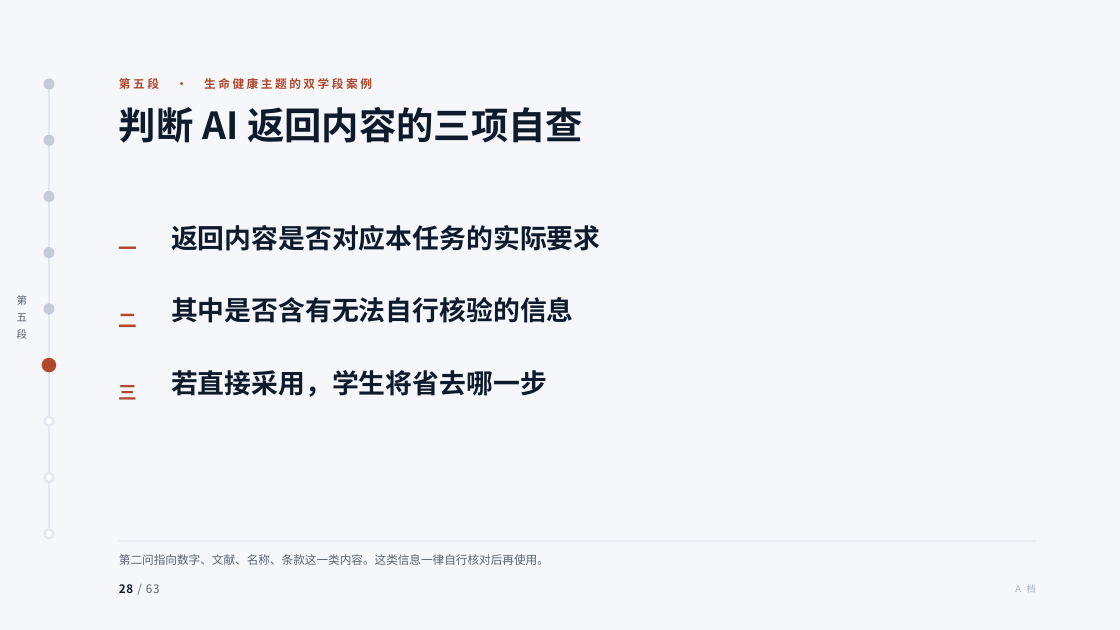
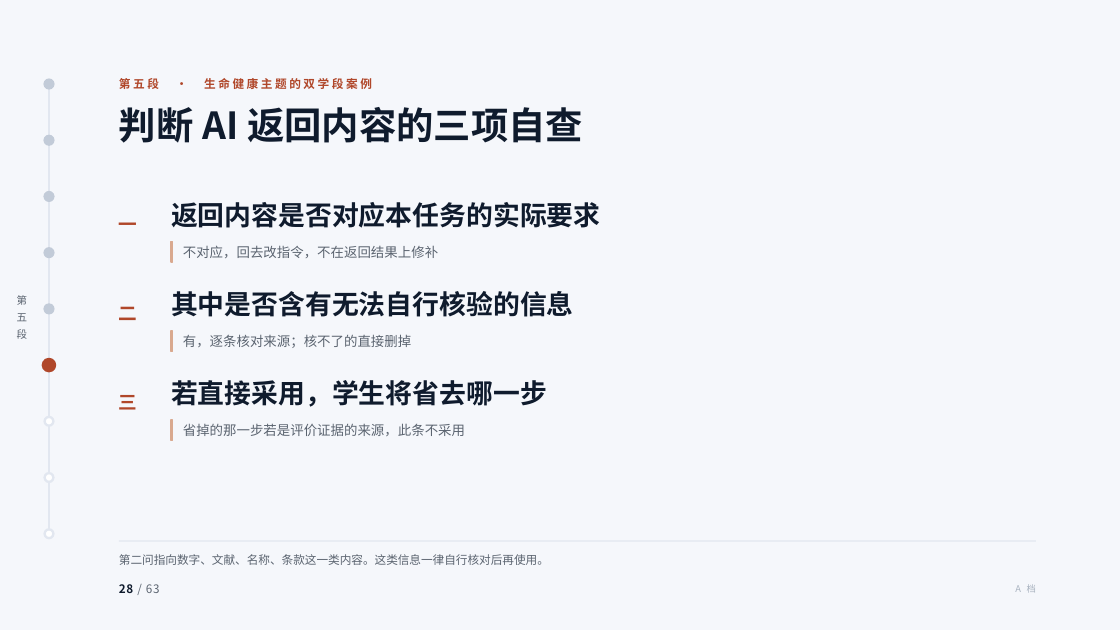
Before and after one commit to tonyxinvip/slides, a slide deck: slide 28 of comprehensive-practice-ai/做中学与综合实践活动.pptx. Drawn at 1120x630 pixels with LibreOffice and Linux fonts; fonts in the diff are those of the drawing. Boxes give left, top, right and bottom in pixels: in the first picture for what was removed or moved away, otherwise in the second. Text is boxed around its words. In the diff, an @@ line names an element or a change of style, - is before the commit and + after.

```diff
--- a/comprehensive-practice-ai/做中学与综合实践活动.pptx
+++ b/comprehensive-practice-ai/做中学与综合实践活动.pptx
@@ text "一" moved from (x1=119, y1=246, x2=138, y2=249) to (x1=119, y1=222, x2=138, y2=225) @@
@@ text "返回内容是否对应本任务的实际要求" moved from (x1=171, y1=225, x2=600, y2=251) to (x1=171, y1=202, x2=600, y2=228) @@
@@ rectangle added at (x1=171, y1=242, x2=173, y2=262), fill #D9A98F, outline #D9A98F 1 pt @@
@@ text added at (x1=183, y1=246, x2=438, y2=258), 11.5 pt, text #5B6470 @@
+不对应，回去改指令，不在返回结果上修补
@@ text "二" moved from (x1=119, y1=313, x2=138, y2=327) to (x1=119, y1=306, x2=138, y2=320) @@
@@ text "其中是否含有无法自行核验的信息" moved from (x1=171, y1=297, x2=574, y2=323) to (x1=171, y1=291, x2=574, y2=317) @@
@@ rectangle added at (x1=171, y1=331, x2=173, y2=351), fill #D9A98F, outline #D9A98F 1 pt @@
@@ text added at (x1=183, y1=334, x2=411, y2=348), 11.5 pt, text #5B6470 @@
+有，逐条核对来源；核不了的直接删掉
@@ text "三" moved from (x1=119, y1=385, x2=138, y2=400) to (x1=119, y1=395, x2=138, y2=410) @@
@@ text "若直接采用，学生将省去哪一步" moved from (x1=171, y1=370, x2=547, y2=397) to (x1=171, y1=380, x2=547, y2=407) @@
@@ rectangle added at (x1=171, y1=420, x2=173, y2=440), fill #D9A98F, outline #D9A98F 1 pt @@
@@ text added at (x1=183, y1=423, x2=465, y2=436), 11.5 pt, text #5B6470 @@
+省掉的那一步若是评价证据的来源，此条不采用
```
Also in this commit, not shown: 9 other slides changed, 11 other files.
